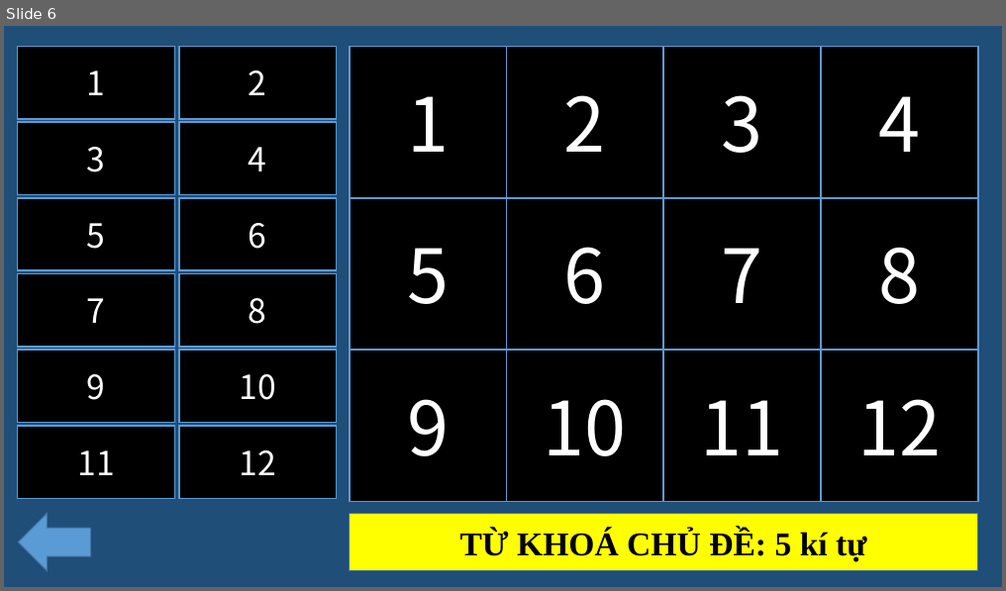
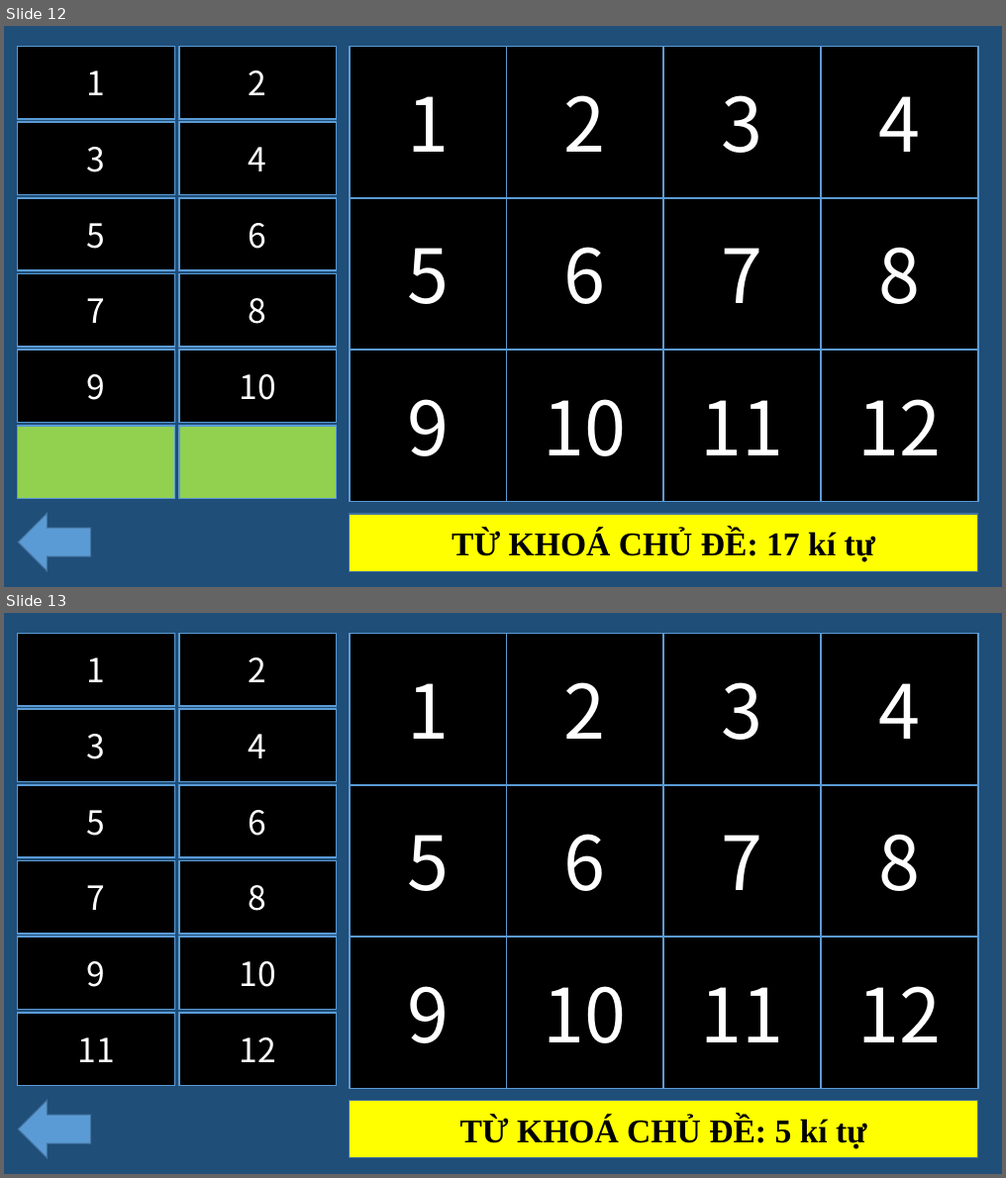
Before and after one commit to tienthanh214/ThachThuc-HCMUS, a slide deck: AiThongMinhHon/atmh_2023.pptx. Shown one above the other, each under a label of ours: slide 6 before the commit, slides 12 and 13 after it. The pictures are 1006x591 and 1006x1178 pixels, drawn with LibreOffice and Linux fonts; fonts in the diff are those of the drawing; grey boxes stand for pictures. Boxes give left, top, right and bottom in pixels: in the first picture for what was removed or moved away, otherwise in the second. Text is boxed around its words. In the diff, an @@ line names an element or a change of style, - is before the commit and + after.

```diff
--- a/AiThongMinhHon/atmh_2023.pptx
+++ b/AiThongMinhHon/atmh_2023.pptx
@@ slide 12 added at (4, 26, 1002, 587), background #1F4E79 @@
@@ rectangle added at (18, 46, 174, 119), fill #000000, outline #5B9BD5 1.5 pt, 32 pt, text #FFFFFF @@
+1
@@ rectangle added at (179, 46, 337, 119), fill #000000, outline #5B9BD5 1.5 pt, 32 pt, text #FFFFFF @@
+2
@@ picture added at (350, 46, 978, 502) @@
@@ rectangle added at (350, 46, 506, 198), fill #000000, outline #5B9BD5 1.5 pt, 72 pt, text #FFFFFF @@
+1
@@ rectangle added at (506, 46, 663, 198), fill #000000, outline #5B9BD5 1.5 pt, 72 pt, text #FFFFFF @@
+2
@@ rectangle added at (663, 46, 821, 198), fill #000000, outline #5B9BD5 1.5 pt, 72 pt, text #FFFFFF @@
+3
@@ rectangle added at (821, 46, 978, 198), fill #000000, outline #5B9BD5 1.5 pt, 72 pt, text #FFFFFF @@
+4
@@ rectangle added at (18, 123, 174, 195), fill #000000, outline #5B9BD5 1.5 pt, 32 pt, text #FFFFFF @@
+3
@@ rectangle added at (179, 123, 337, 195), fill #000000, outline #5B9BD5 1.5 pt, 32 pt, text #FFFFFF @@
+4
@@ rectangle added at (18, 198, 174, 271), fill #000000, outline #5B9BD5 1.5 pt, 32 pt, text #FFFFFF @@
+5
@@ rectangle added at (179, 198, 337, 271), fill #000000, outline #5B9BD5 1.5 pt, 32 pt, text #FFFFFF @@
+6
@@ rectangle added at (350, 198, 506, 350), fill #000000, outline #5B9BD5 1.5 pt, 72 pt, text #FFFFFF @@
+5
@@ rectangle added at (506, 198, 663, 350), fill #000000, outline #5B9BD5 1.5 pt, 72 pt, text #FFFFFF @@
+6
@@ rectangle added at (663, 198, 821, 350), fill #000000, outline #5B9BD5 1.5 pt, 72 pt, text #FFFFFF @@
+7
@@ rectangle added at (821, 198, 978, 350), fill #000000, outline #5B9BD5 1.5 pt, 72 pt, text #FFFFFF @@
+8
@@ rectangle added at (18, 274, 174, 347), fill #000000, outline #5B9BD5 1.5 pt, 32 pt, text #FFFFFF @@
+7
@@ rectangle added at (179, 274, 337, 347), fill #000000, outline #5B9BD5 1.5 pt, 32 pt, text #FFFFFF @@
+8
@@ rectangle added at (18, 350, 174, 423), fill #000000, outline #5B9BD5 1.5 pt, 32 pt, text #FFFFFF @@
+9
@@ rectangle added at (179, 350, 337, 423), fill #000000, outline #5B9BD5 1.5 pt, 32 pt, text #FFFFFF @@
+10
@@ rectangle added at (350, 350, 506, 502), fill #000000, outline #5B9BD5 1.5 pt, 72 pt, text #FFFFFF @@
+9
@@ rectangle added at (506, 350, 663, 502), fill #000000, outline #5B9BD5 1.5 pt, 72 pt, text #FFFFFF @@
+10
@@ rectangle added at (663, 350, 821, 502), fill #000000, outline #5B9BD5 1.5 pt, 72 pt, text #FFFFFF @@
+11
@@ rectangle added at (821, 350, 978, 502), fill #000000, outline #5B9BD5 1.5 pt, 72 pt, text #FFFFFF @@
+12
@@ rectangle added at (18, 426, 174, 498), fill #92D050, outline #5B9BD5 1.5 pt @@
@@ rectangle added at (179, 426, 337, 498), fill #92D050, outline #5B9BD5 1.5 pt @@
@@ left arrow added at (18, 513, 91, 571), fill #5B9BD5, outline #43739E 1 pt @@
@@ rectangle added at (350, 513, 978, 571), fill #5B9BD5, outline #43739E 1 pt, 32 pt, text #FFFFFF, bold @@
+FEDERATED LEARNING
@@ rectangle added at (350, 514, 978, 571), fill #FFFF00, outline #43739E 1 pt, 32 pt, text #000000, bold @@
+TỪ KHOÁ CHỦ ĐỀ: 17 kí tự
@@ what was slide 6 is now slide 13 @@
```
Also in this commit, not shown: 6 other slides added.
